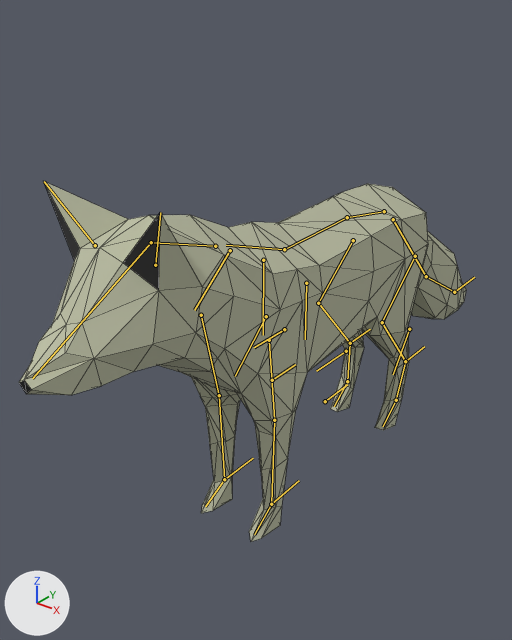
The Blender file Blender/fox.blend as it was, and as the next commit left it.
The view is the same before and after, from a camera (50 mm lens) standing at (1.17, -1.68, 1.58) and looking at (-0.15, -0.03, 0.56). The axes (+X, +Y, +Z) are drawn at lower left. The lights are the same throughout. The bones that bend it are drawn over the model as lines. Mesh edges are drawn as thin lines.
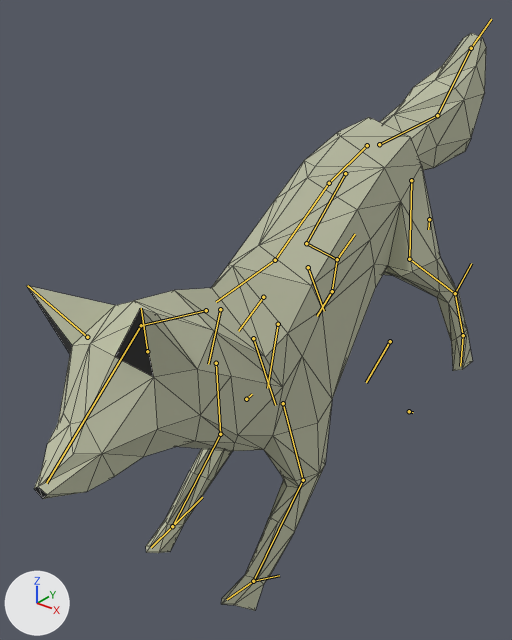
The newer file adds an action. The first version stands in its rest pose; the second is drawn at frame 1 of the action 'Falling'.

Changed parts and their boxes [x1, y1, x2, y2] in the pictures (512 x 640 px):
'mesh', posed (60% taller)
    before: [19, 181, 466, 542]
    after: [26, 33, 486, 610]
bone 'spine.004', root to tip
    before: (384, 211) to (347, 217)
    after: (367, 145) to (329, 183)
bone 'spine.009', root to tip
    before: (215, 246) to (151, 242)
    after: (206, 310) to (141, 325)
bone 'shoulder.L', root to tip
    before: (263, 260) to (263, 335)
    after: (253, 338) to (275, 405)
bone 'front_foot.L', root to tip
    before: (271, 504) to (254, 534)
    after: (253, 581) to (227, 599)
bone 'shoulder.R', root to tip
    before: (230, 250) to (194, 310)
    after: (220, 309) to (208, 364)
bone 'front_foot.R', root to tip
    before: (224, 479) to (205, 506)
    after: (172, 526) to (151, 547)
bone 'ik-tail', root to tip
    before: (454, 292) to (474, 277)
    after: (471, 48) to (491, 19)
bone 'ik-leg-back.L', root to tip
    before: (405, 361) to (424, 346)
    after: (455, 293) to (471, 263)
bone 'ik-leg-back.R', root to tip
    before: (350, 343) to (370, 329)
    after: (337, 259) to (355, 234)
bone 'ik-leg-front.R', root to tip
    before: (224, 479) to (253, 458)
    after: (172, 526) to (202, 497)
bone 'pole-leg-front.R', root to tip
    before: (272, 380) to (295, 364)
    after: (246, 399) to (252, 394)
bone 'ik-leg-front.L', root to tip
    before: (271, 504) to (299, 480)
    after: (253, 581) to (279, 575)
bone 'pole-leg-front.L', root to tip
    before: (325, 401) to (347, 384)
    after: (409, 411) to (413, 412)

What the commit changed:
Bone 'spine.004' (bone_spine_004) moves from (0.0, 0.0, 0.0) to (-0.031, 0.133, -0.226).
Bone 'spine.004' (bone_spine_004) turns from (0, 0, 0) to (26, 4, -1) degrees about its own x, y and z.
Bone 'spine.009' (bone_spine_009) turns from (0, 0, 0) to (-20, 3, -1) degrees about its own x, y and z.
Bone 'shoulder.L' (bone_shoulder_l) moves from (0.0, 0.0, 0.0) to (-0.034, 0.106, -0.027).
Bone 'front_foot.L' (bone_front_foot_l) turns from (0, 0, 0) to (16, 2, 0) degrees about its own x, y and z.
Bone 'shoulder.R' (bone_shoulder_r) moves from (0.0, 0.0, 0.0) to (0.013, 0.054, -0.013).
Bone 'front_foot.R' (bone_front_foot_r) turns from (0, 0, 0) to (16, -1, -2) degrees about its own x, y and z.
Bone 'ik-tail' (bone_ik_tail) moves from (0.0, 0.0, 0.0) to (-0.074, 0.024, 1.053).
Bone 'ik-tail' (bone_ik_tail) turns from (0, 0, 0) to (26, -4, 2) degrees about its own x, y and z.
Bone 'ik-leg-back.L' (bone_ik_leg_back_l) moves from (0.0, 0.0, 0.0) to (0.129, 0.076, 0.296).
Bone 'ik-leg-back.L' (bone_ik_leg_back_l) turns from (0, 0, 0) to (26, -4, 2) degrees about its own x, y and z.
Bone 'ik-leg-back.R' (bone_ik_leg_back_r) moves from (0.0, 0.0, 0.0) to (-0.15, 0.112, 0.289).
Bone 'ik-leg-back.R' (bone_ik_leg_back_r) turns from (0, 0, 0) to (26, -4, 2) degrees about its own x, y and z.
Bone 'ik-leg-front.R' (bone_ik_leg_front_r) moves from (0.0, 0.0, 0.0) to (-0.024, -0.225, -0.059).
Bone 'ik-leg-front.R' (bone_ik_leg_front_r) turns from (0, 0, 0) to (7, -1, 2) degrees about its own x, y and z.
Bone 'pole-leg-front.R' (bone_pole_leg_front_r) moves from (0.0, 0.0, 0.0) to (-0.045, 0.217, -0.093).
Bone 'pole-leg-front.R' (bone_pole_leg_front_r) is rescaled from (1.0, 1.0, 1.0) to (0.24, 0.24, 0.24).
Bone 'ik-leg-front.L' (bone_ik_leg_front_l) moves from (0.0, 0.0, 0.0) to (0.11, -0.23, -0.073).
Bone 'ik-leg-front.L' (bone_ik_leg_front_l) turns from (0, 0, 0) to (-33, 9, -6) degrees about its own x, y and z.
Bone 'pole-leg-front.L' (bone_pole_leg_front_l) moves from (0.0, 0.0, 0.0) to (-0.072, 0.254, 0.341).
Bone 'pole-leg-front.L' (bone_pole_leg_front_l) is rescaled from (1.0, 1.0, 1.0) to (0.27, 0.27, 0.27).
